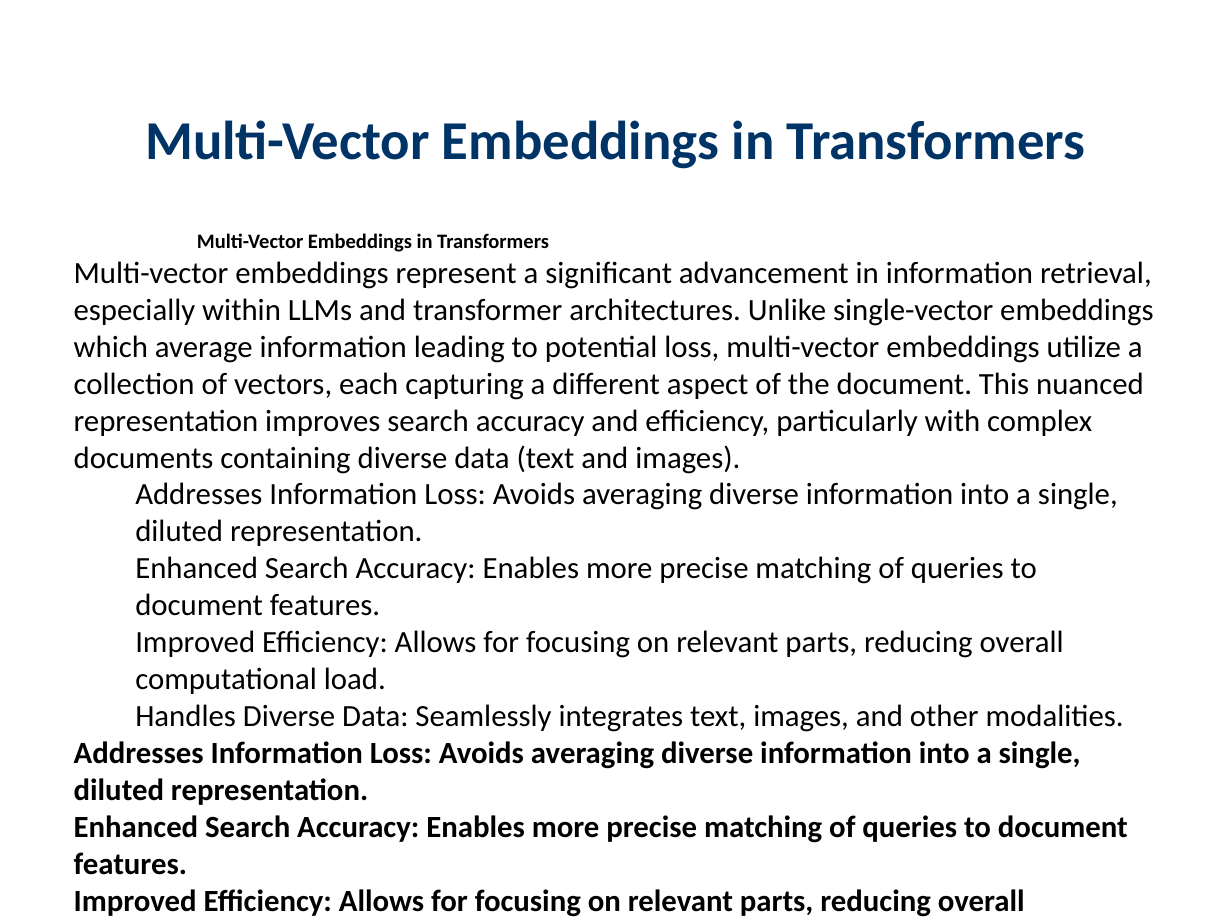
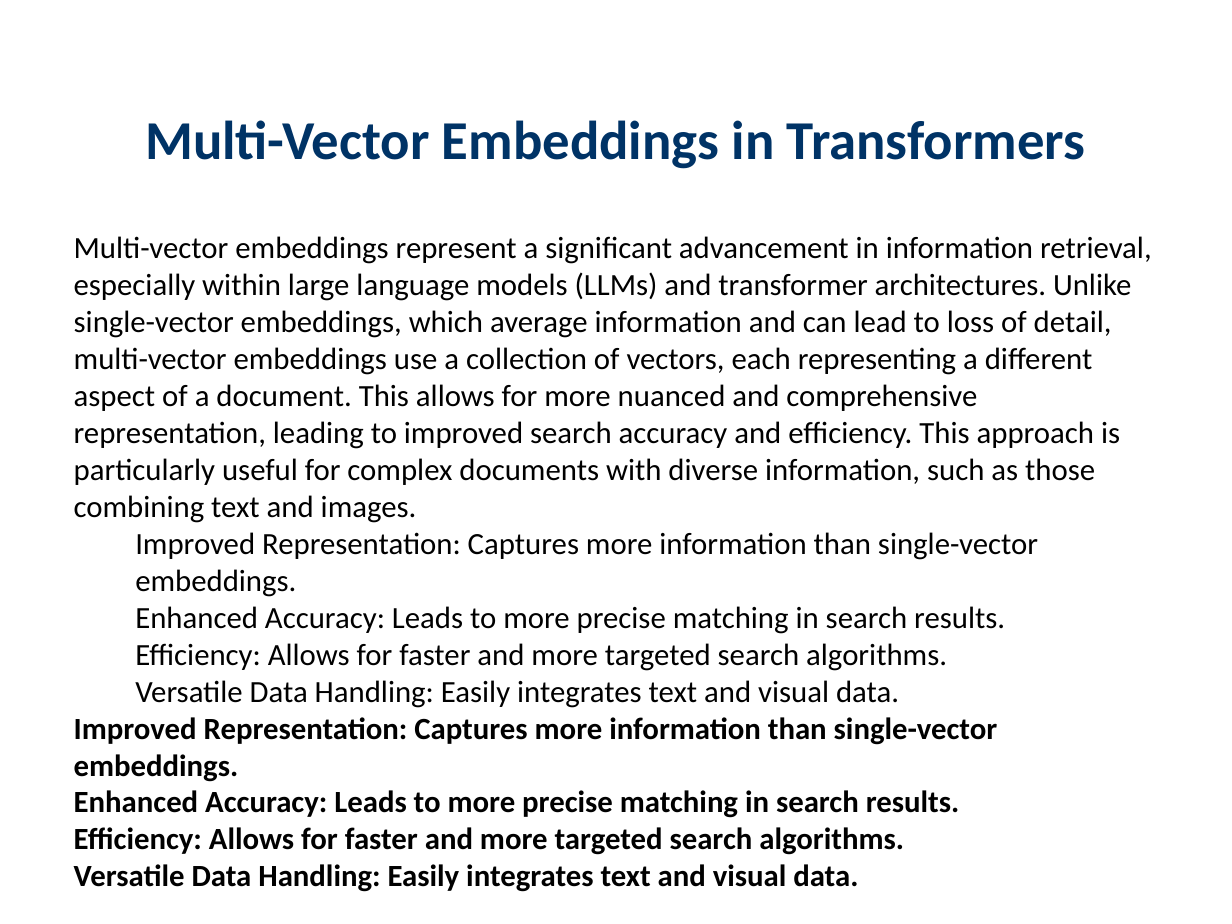
Before and after one commit to haadirakhangi/Edunexus, a slide deck: slide 1 of server-side/server/teacher/downloaded-presentations/Large Language Models/Colbert.pptx. Drawn at 1232x924 pixels with LibreOffice and Linux fonts; fonts in the diff are those of the drawing. Boxes give left, top, right and bottom in pixels: in the first picture for what was removed or moved away, otherwise in the second. Text is boxed around its words. In the diff, an @@ line names an element or a change of style, - is before the commit and + after.

```diff
--- a/server-side/server/teacher/downloaded-presentations/Large Language Models/Colbert.pptx
+++ b/server-side/server/teacher/downloaded-presentations/Large Language Models/Colbert.pptx
@@ text at (74,236,1152,892): text changed @@
-    Multi-Vector Embeddings in Transformers
-Multi-vector embeddings represent a significant advancement in information retrieval, especially within LLMs and transformer architectures. Unlike single-vector embeddings which average information leading to potential loss, multi-vector embeddings utilize a collection of vectors, each capturing a different aspect of the document. This nuanced representation improves search accuracy and efficiency, particularly with complex documents containing diverse data (text and images).
-  Addresses Information Loss: Avoids averaging diverse information into a single, diluted representation.
-  Enhanced Search Accuracy: Enables more precise matching of queries to document features.
-  Improved Efficiency: Allows for focusing on relevant parts, reducing overall computational load.
-  Handles Diverse Data: Seamlessly integrates text, images, and other modalities.
-Addresses Information Loss: Avoids averaging diverse information into a single, diluted representation.
-Enhanced Search Accuracy: Enables more precise matching of queries to document features.
-Improved Efficiency: Allows for focusing on relevant parts, reducing overall computational load.
-Handles Diverse Data: Seamlessly integrates text, images, and other modalities.
+Multi-vector embeddings represent a significant advancement in information retrieval, especially within large language models (LLMs) and transformer architectures. Unlike single-vector embeddings, which average information and can lead to loss of detail, multi-vector embeddings use a collection of vectors, each representing a different aspect of a document. This allows for more nuanced and comprehensive representation, leading to improved search accuracy and efficiency. This approach is particularly useful for complex documents with diverse information, such as those combining text and images.
+  Improved Representation: Captures more information than single-vector embeddings.
+  Enhanced Accuracy: Leads to more precise matching in search results.
+  Efficiency: Allows for faster and more targeted search algorithms.
+  Versatile Data Handling: Easily integrates text and visual data.
+Improved Representation: Captures more information than single-vector embeddings.
+Enhanced Accuracy: Leads to more precise matching in search results.
+Efficiency: Allows for faster and more targeted search algorithms.
+Versatile Data Handling: Easily integrates text and visual data.
```
Also in this commit, not shown: 11 other slides changed, 2 slides added, 1 slide removed, 5 other files.
